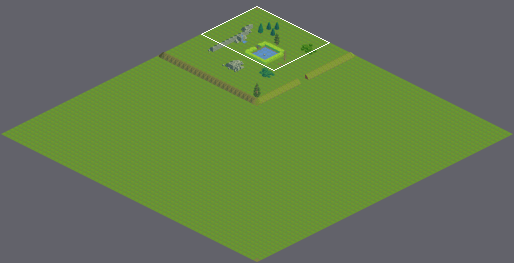
Tiled map -- android/assets/img/arena.tmx. Above: a wide view before the commit, with the close-up outlined.
Close-up. Before the edit:
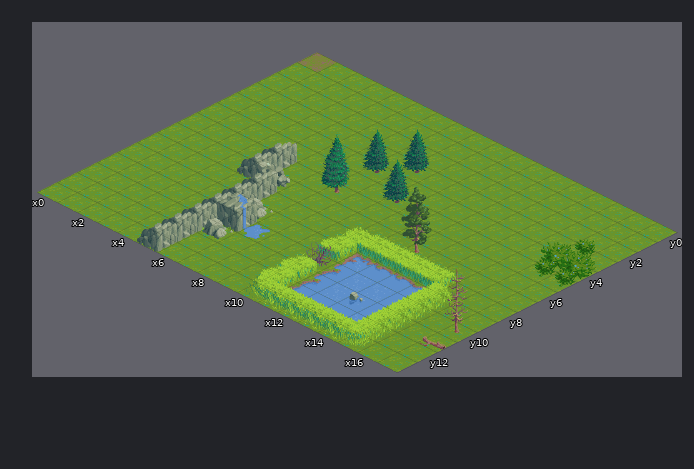
Cells are 64x32 px. Isometric: x runs down to the right, y down to the left. Shown: x 0..17, y 0..13. The commit also changed other parts of the map, which this record leaves out. The old version is drawn lined up with the new one.
Now the later version:
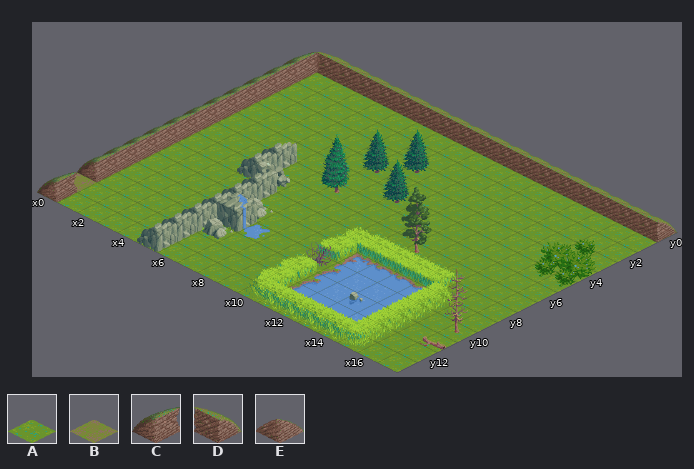
Key: from "terrain": A 1, B 2, C 36, D 37, E 38.
_ is an empty cell.
The exact change:
map size 64x64 -> 25x25 cells
Layer "background":
Tile B gives way to tile A in row 0 at x 0.
Tile A gives way to tile B in row 12 at x 0.
Layer "foreground":
The edit adds tile C in rows 1 to 11 at x 0; in row 13 at x 0.
The edit adds tile D in row 0 at x 1 to 17.
The edit adds tile E in row 0 at x 0.
Changed places in both close-ups, as pixel boxes (x1, y1, x2, y2):
changed: (37, 52, 677, 242)
